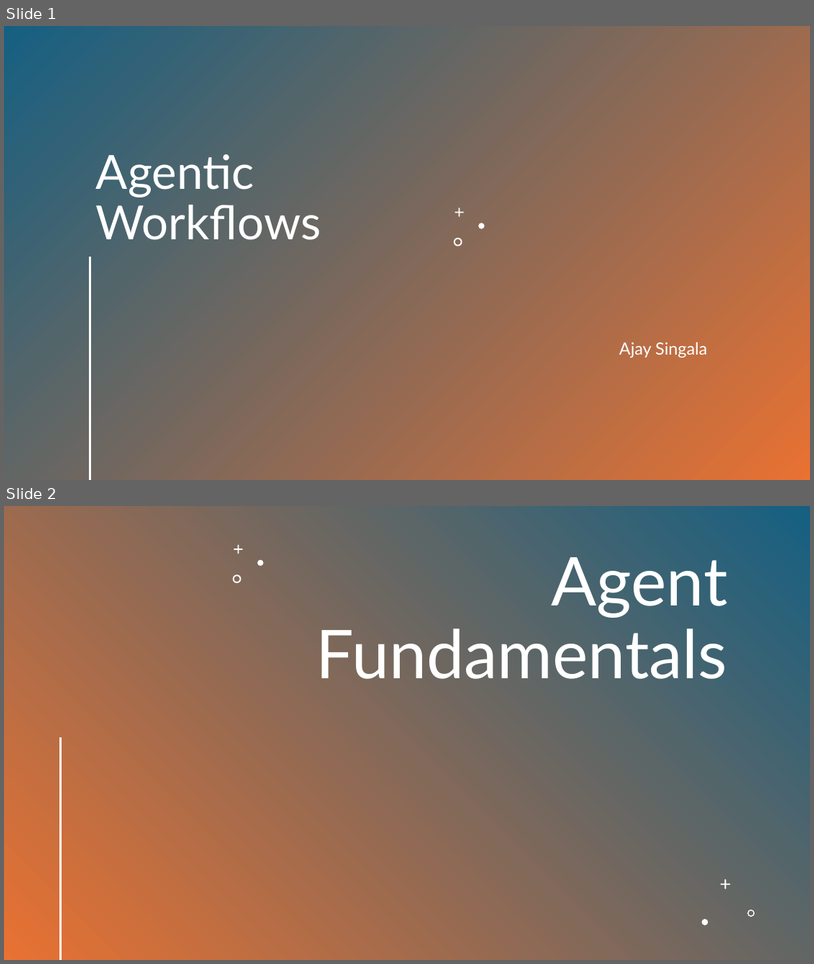
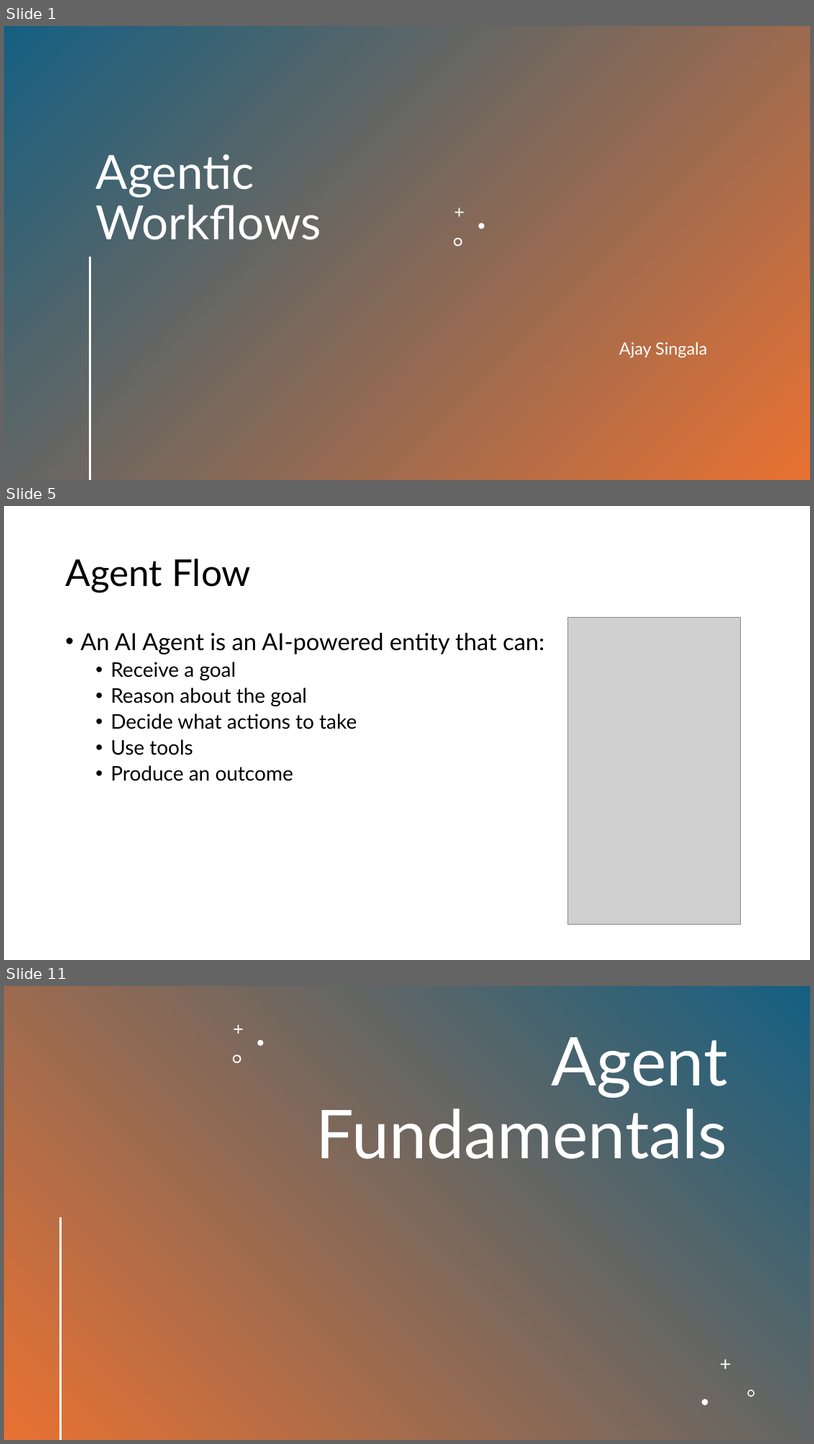
Before and after one commit to AjaySingala/ajs_walmart_apr2026_hol_day04, a slide deck: docs/Agentic Workflow.pptx. Shown one above the other, each under a label of ours: slides 1 and 2 before the commit, slides 1, 5 and 11 after it; the slides between them are not shown. The pictures are 814x964 and 814x1444 pixels, drawn with LibreOffice and Linux fonts; fonts in the diff are those of the drawing; grey boxes stand for pictures. Boxes give left, top, right and bottom in pixels: in the first picture for what was removed or moved away, otherwise in the second. Text is boxed around its words. In the diff, an @@ line names an element or a change of style, - is before the commit and + after.

Commit message:
agents vs agentic ai

```diff
--- a/docs/Agentic Workflow.pptx
+++ b/docs/Agentic Workflow.pptx
@@ slide 5 added at <box>4,506,810,960</box>, background #FFFFFF @@
@@ title added at <box>65,559,251,592</box>, 44 pt, text #000000 @@
+Agent Flow
@@ text added at <box>80,633,545,781</box>, 24 pt, text #000000 @@
+• An AI Agent is an AI-powered entity that can:
+  • Receive a goal
+  • Reason about the goal
+  • Decide what actions to take
+  • Use tools
+  • Produce an outcome
@@ picture added at <box>568,618,741,924</box> @@
@@ what was slide 2 is now slide 11 @@
```
Also in this commit, not shown: 8 other slides added.
